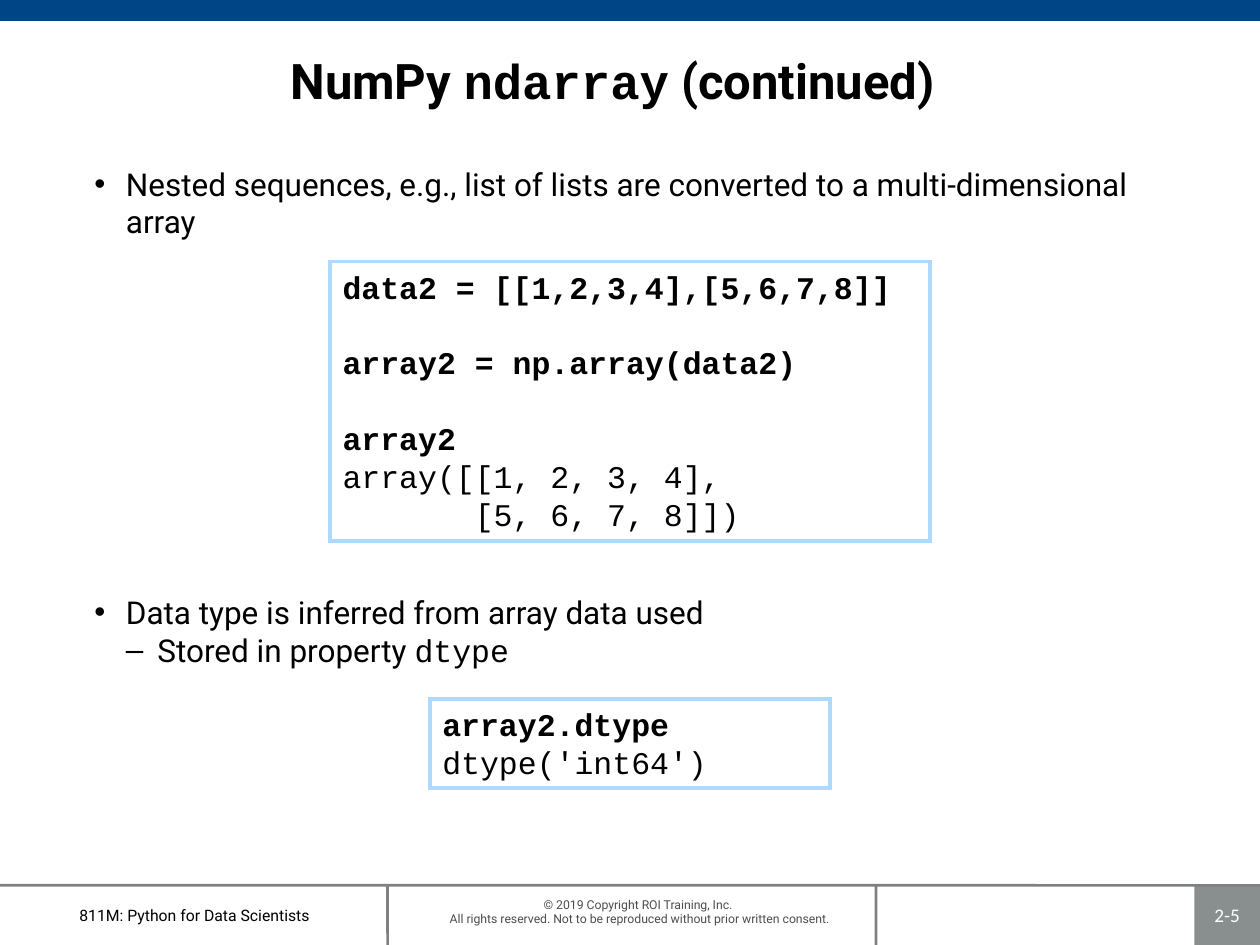
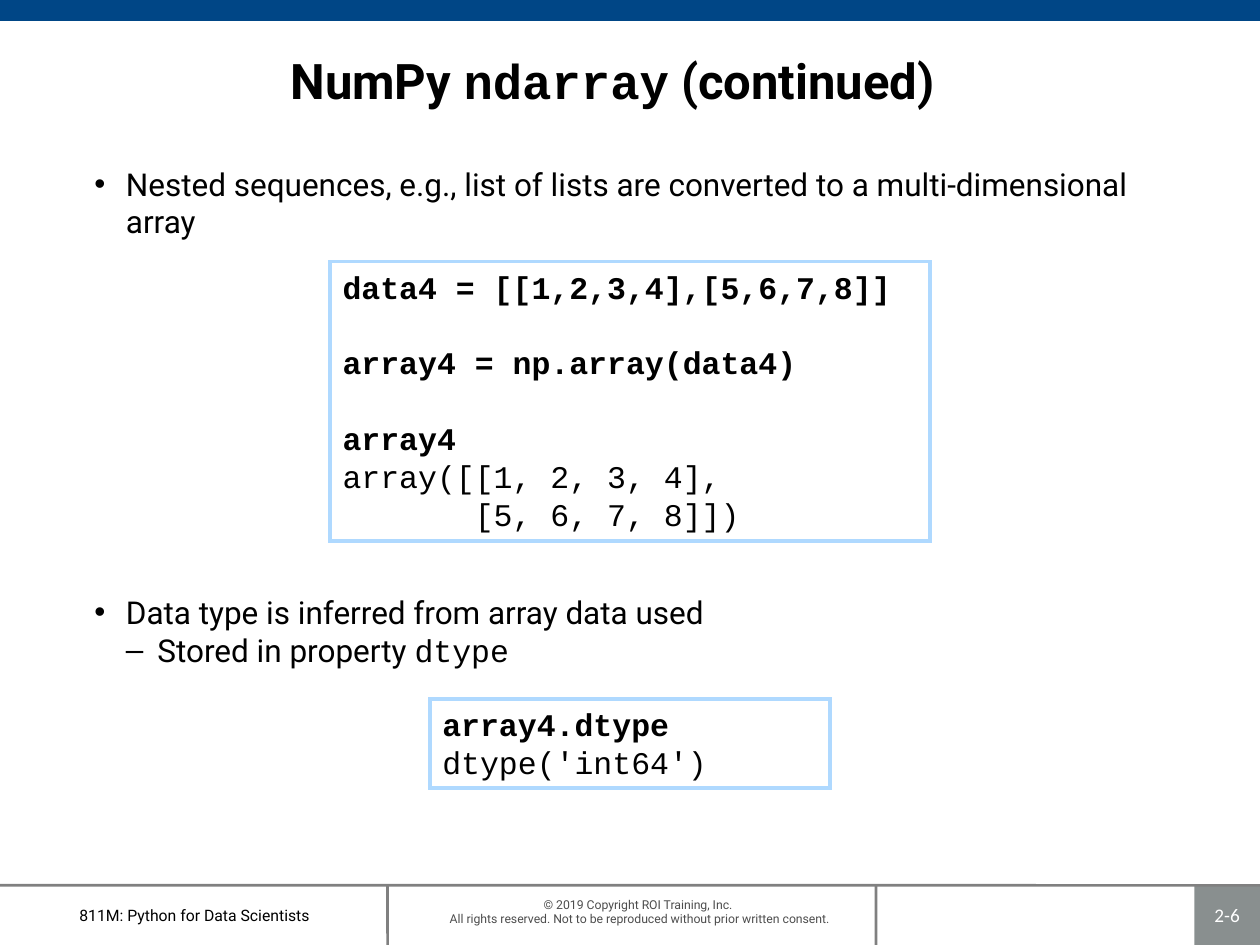
Before and after one commit to roitraining/PythonProgram, a slide deck: slide 6 of Day2-Numpy/Ch02-NumPyEssentials.pptx (slide 5 before the commit). Drawn at 1260x945 pixels with LibreOffice and Linux fonts; fonts in the diff are those of the drawing; background and template pictures are left out. Boxes give left, top, right and bottom in pixels: in the first picture for what was removed or moved away, otherwise in the second. Text is boxed around its words. In the diff, an @@ line names an element or a change of style, - is before the commit and + after.

```diff
--- a/Day2-Numpy/Ch02-NumPyEssentials.pptx
+++ b/Day2-Numpy/Ch02-NumPyEssentials.pptx
@@ text in rectangle at [343,276,891,457]: text changed @@
-data2 = [[1,2,3,4],[5,6,7,8]]
-array2 = np.array(data2)
-array2
+data4 = [[1,2,3,4],[5,6,7,8]]
+array4 = np.array(data4)
+array4
@@ text in rectangle at [442,713,669,743]: text changed @@
-array2.dtype
+array4.dtype
@@ page number at [1214,909,1239,922]: text changed @@
-2-5
+2-6
```
Also in this commit, not shown: 4 other slides changed, 2 slides removed.
